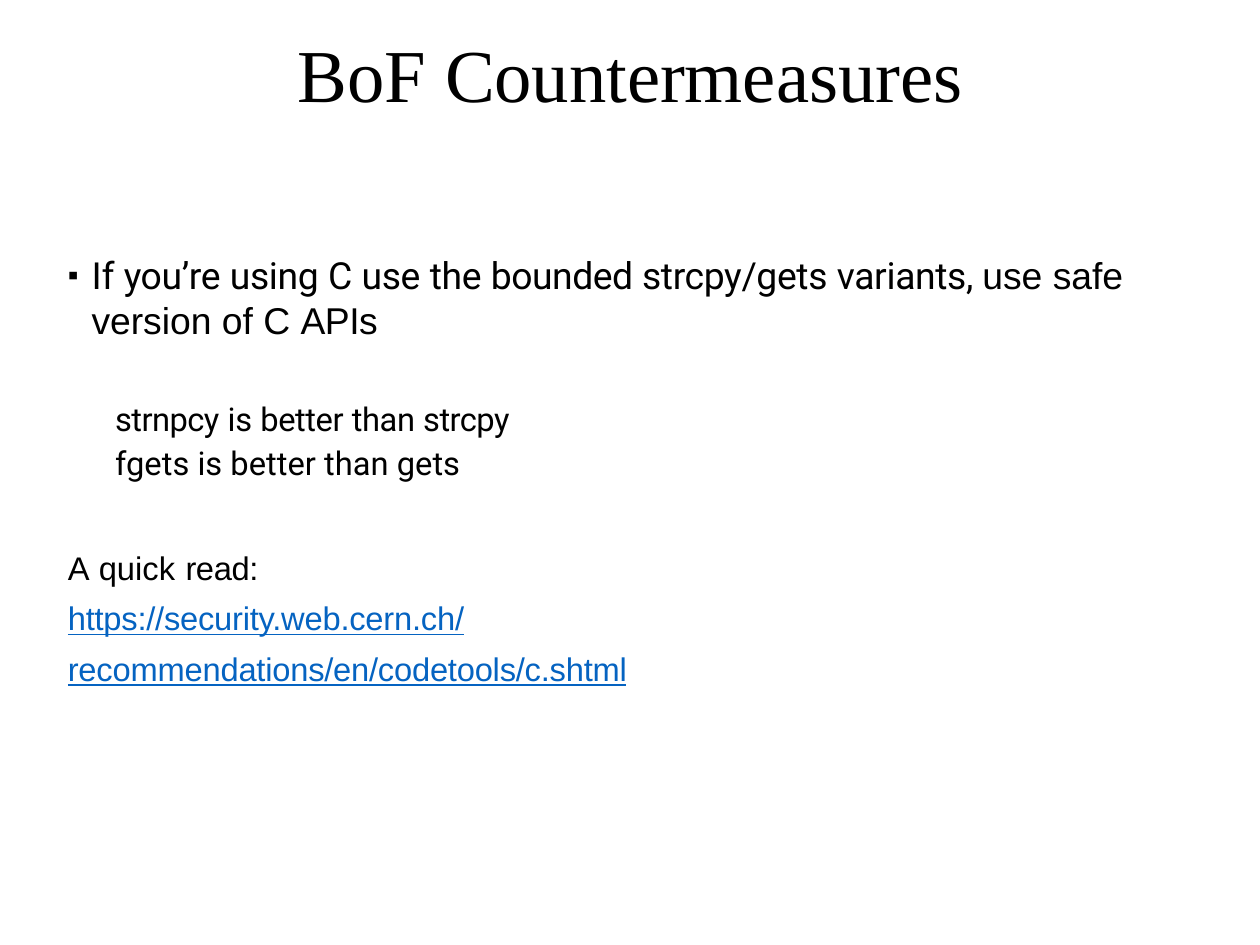
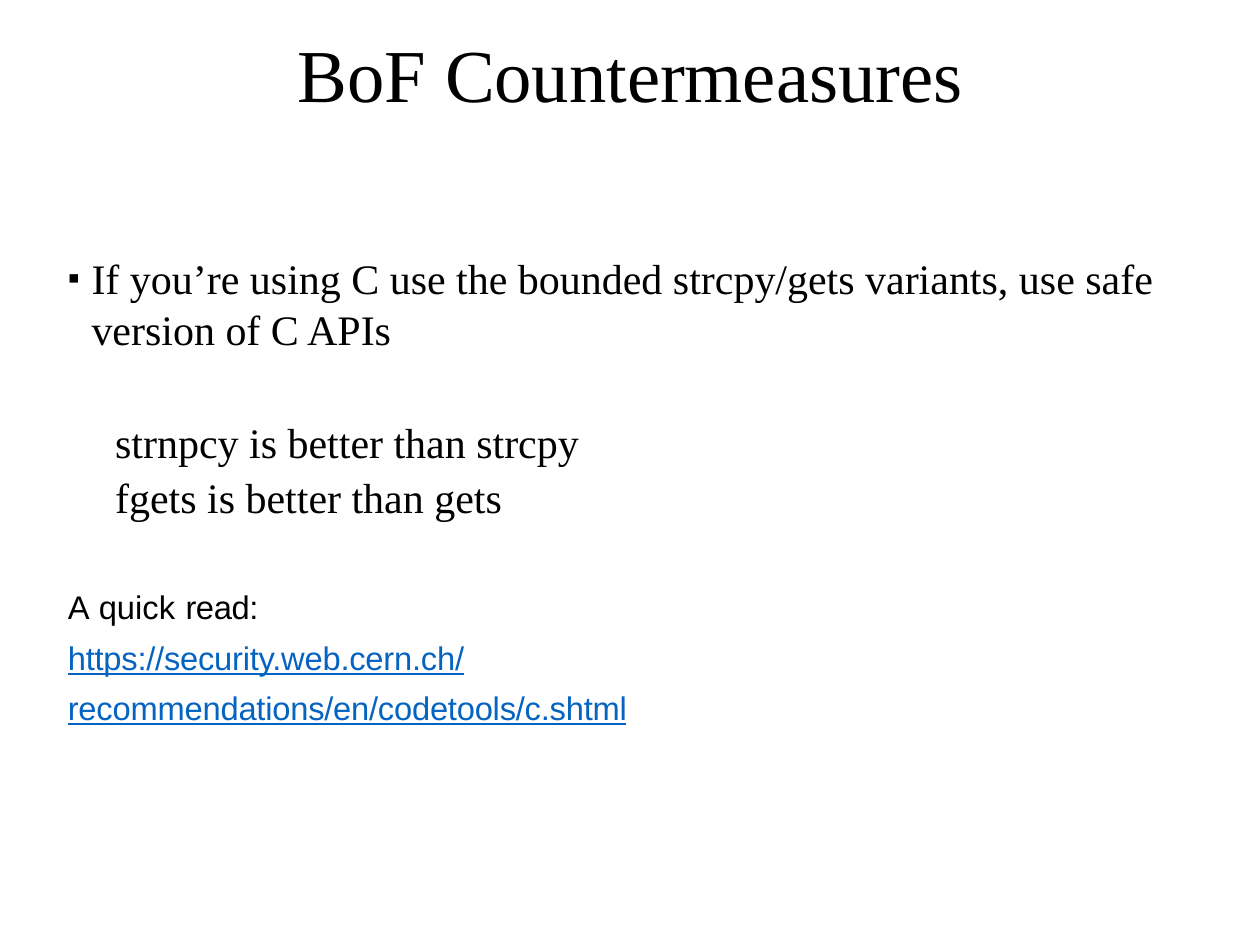
Before and after one commit to cs-uob/COMS20012, a slide deck: slide 26 of docs/Intro to Software Security.pptx (slide 25 before the commit). Drawn at 1260x945 pixels with LibreOffice and Linux fonts; fonts in the diff are those of the drawing. Boxes give left, top, right and bottom in pixels: in the first picture for what was removed or moved away, otherwise in the second. Text is boxed around its words. In the diff, an @@ line names an element or a change of style, - is before the commit and + after.

```diff
--- a/docs/Intro to Software Security.pptx
+++ b/docs/Intro to Software Security.pptx
@@ text at [92,264,1153,521]: size 16 to 18 pt in "If you’re using C use the bounded ..."; font Roboto to Times New Roman in "If you’re using C use the bounded ...", "strnpcy is better than strcpy", "fgets is better than gets"; font Arial to Times New Roman in "use safe version of C APIs"; letter spacing -0.1 to 0 pt in "If you’re using use the strcpy/gets variants, ...", "is"; letter spacing -0.2 to 0 pt in "bounded APIs", "strnpcy better than strcpy"; size 14 to 18 pt in "strnpcy is better than strcpy", "fgets is better than gets" @@
```
Also in this commit, not shown: 4 other slides changed, 1 slide added.
